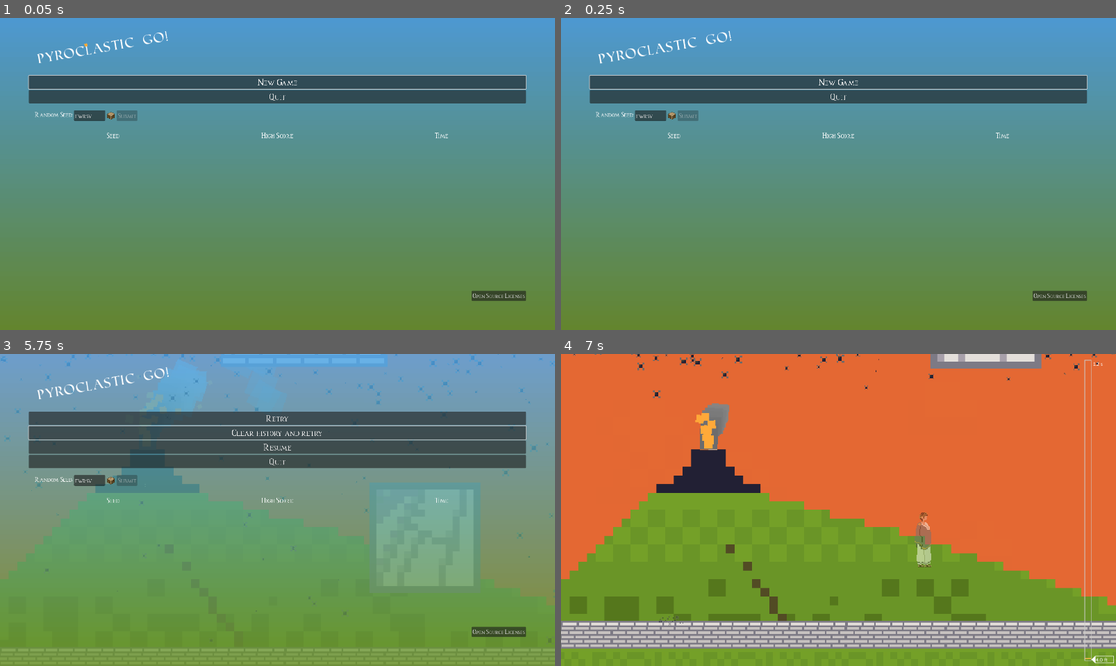
Above: before the commit, frames 1-4 (two rows, left to right).
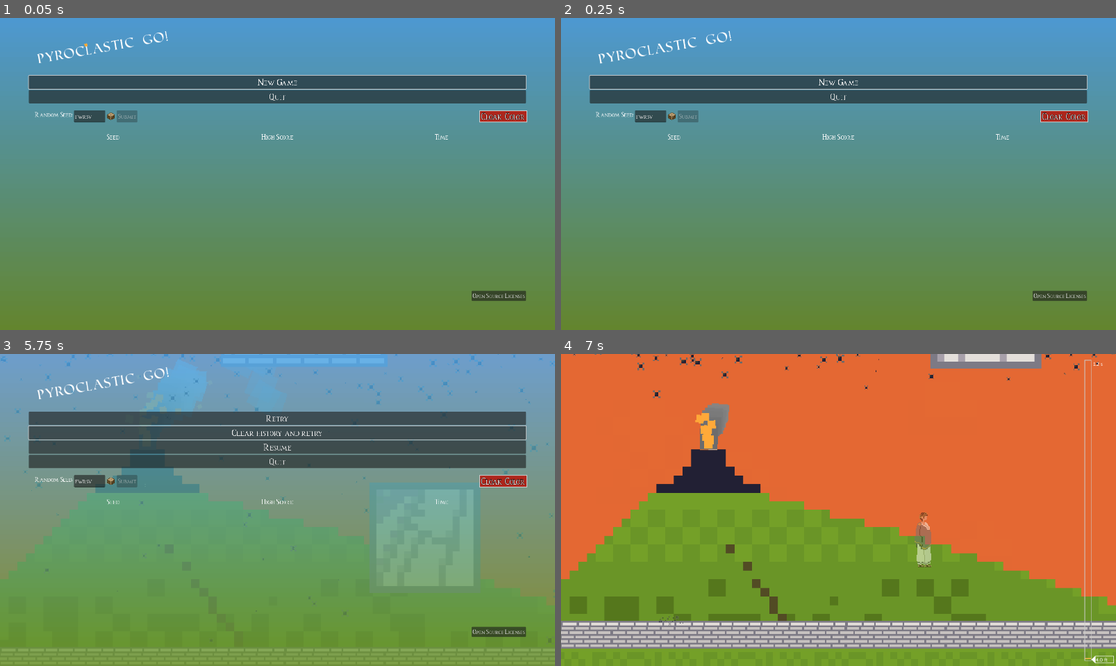
Above: after the commit, the same moments.

Repository: NSchrading/pyroclastic_go
Game: Godot game, scene res://high_res_overlay/game_with_overlay.tscn
Two runs of this game, one before a commit and one after it. Both use one fixed random seed, a clock stepped at 60 frames per second and the inputs below.
Inputs (mouse positions are in pixels of both pictures, inside the frame that each line leads up to):
- Up to frame 1 (0.05 s): no input
- Up to frame 2 (0.25 s): no input
- Up to frame 3 (5.75 s): click (505, 453) at 0.5 s, where only the run after the commit has a clickable "Cloak Color"; click "New Game" at 1.25 s; tap Enter (ui_accept) at 2 s; move the mouse to (399, 494) at 2.02 s; hold Space (jump) 2.03-2.78 s; hold D (move_right) 2.03-3.53 s; click (399, 494) at 2.17 s; move the mouse to (166, 525) at 2.77 s; tap F (delete_ghost) at 2.85 s; tap Space (jump) at 3.02, 3.05, 3.32, 4.52, 4.55, 4.82 s; move the mouse to (333, 441) at 3.52 s; hold A (move_left) 3.53-4.28 s; hold Space (jump) 3.53-4.28 s; tap X (shrink) at 3.6 s; move the mouse to (249, 572) at 4.27 s; hold D (move_right) from 4.28 s (still down); tap Backspace at 4.35 s; click (249, 572) at 4.42 s; move the mouse to (444, 556) at 5.02 s; hold Space (jump) from 5.03 s (still down); tap Tab at 5.1 s; tap Escape (menu) at 5.65 s
- Up to frame 4 (7 s): release D (move_right) at 5.75 s; release Space (jump) at 5.75 s; click "Retry" at 5.75 s; move the mouse to (672, 463) at 6.52 s; hold A (move_left) from 6.53 s (still down); tap Keypad Enter at 6.6 s; tap Space (jump) at 6.77, 6.8 s

The runs differ from the first frame. In frame 1, 0.5% of the frame differs, in the area x 13-95%, y 29-39%; in frame 2, 0.5%; in frame 3, 0.5%; in frame 4, nothing differs.
Error before the commit: Invalid access to property or key 'scroll_text' on a base object of type 'previously freed'. (res://high_res_overlay/game_with_overlay.gd:505)
Error after the commit: Invalid access to property or key 'scroll_text' on a base object of type 'previously freed'. (res://high_res_overlay/game_with_overlay.gd:511)

Commit message:
character customization

Diff:
--- a/game/jumper.gd
+++ b/game/jumper.gd
@@ -45,6 +45,7 @@
 var time_to_max_height = 0.0
 var num_souls_released = 0
 var num_scrolls_read = 0
+var cloak_color = Color(0.682, 0.149, 0.11, 1.0)
 
 var input_lock_timer = 0.0
 const INPUT_LOCK_DURATION = 0.1
@@ -363,3 +364,8 @@
 		state = States.DEAD
 	elif state == States.JUMP_START:
 		state = States.JUMP_ASCENT
+
+
+func set_cloak_color(color: Color) -> void:
+	cloak_color = color
+	sprite.get_material().set_shader_parameter("cloak_color", cloak_color)
--- a/game/jumper.tscn
+++ b/game/jumper.tscn
@@ -19,20 +19,21 @@
 
 [sub_resource type="FastNoiseLite" id="FastNoiseLite_mefnt"]
 
-[sub_resource type="NoiseTexture2D" id="NoiseTexture2D_iw5d4"]
+[sub_resource type="NoiseTexture2D" id="NoiseTexture2D_0bepn"]
 noise = SubResource("FastNoiseLite_mefnt")
 
 [sub_resource type="ShaderMaterial" id="ShaderMaterial_f8vuj"]
 shader = ExtResource("2_ub16k")
 shader_parameter/Skin = ExtResource("3_arjby")
 shader_parameter/SkinDimension = Vector2(11, 6)
-shader_parameter/burn_noise = SubResource("NoiseTexture2D_iw5d4")
+shader_parameter/burn_noise = SubResource("NoiseTexture2D_0bepn")
 shader_parameter/burn_progress = 0.0
 shader_parameter/fire_thickness = 0.1
 shader_parameter/char_thickness = 0.05
 shader_parameter/fire_color = Color(1, 0.5, 0, 1)
 shader_parameter/brighter_fire_color = Color(1, 0.8, 0, 1)
 shader_parameter/char_color = Color(0.1, 0.1, 0.1, 1)
+shader_parameter/cloak_color = Color(0.682, 0.149, 0.11, 1)
 shader_parameter/noise_scale = 1.0
 shader_parameter/noise_speed = 0.03
 shader_parameter/distortion_strength = 0.025
--- a/high_res_overlay/game_with_overlay.gd
+++ b/high_res_overlay/game_with_overlay.gd
@@ -58,6 +58,7 @@
 var reading_scroll = false
 var ghost_text_labels = []
 var translation_effect = null
+var cloak_color = Color(0.682, 0.149, 0.11, 1.0)
 
 # scroll text is determined here rather than in scroll node so we can have game-dependent
 # scroll text order
@@ -217,6 +218,10 @@
 
 	main_menu_instance.score_table.delete_row.connect(delete_seed_data)
 
+	main_menu_instance.set_cloak_color(cloak_color)
+	main_menu_instance.color_picker.color = cloak_color
+	main_menu_instance.color_picker.color_changed.connect(_set_cloak_color)
+
 
 func new_game() -> void:
 	print("new_game called")
@@ -241,6 +246,7 @@
 	_load_game_scene()
 	game.jumper.scroll_read.connect(_set_scroll_text)
 	game.jumper.ghost_last_words.connect(_set_ghost_text)
+	game.jumper.set_cloak_color(main_menu_instance.color_picker.color)
 	reading_scroll = false
 	attempts_on_seed += 1
 	close_menu()
@@ -615,3 +621,9 @@
 func update_loading_progress(val: float):
 	if is_instance_valid(loading_screen_instance):
 		loading_screen_instance.progress_bar.value = val
+
+
+func _set_cloak_color(color: Color) -> void:
+	cloak_color = color
+	if game:
+		game.jumper.set_cloak_color(main_menu_instance.color_picker.color)
--- /dev/null
+++ b/main_menu/color_picker.gd
@@ -0,0 +1,54 @@
+extends ColorPicker
+
+@export var style_normal: StyleBox
+@export var style_focus: StyleBox
+@onready var first_open: bool = true
+
+
+func _on_focus_entered() -> void:
+	# The first time we open the color picker, we need to modify it so it works with gamepads
+	if first_open:
+		# hide the spin boxes and input boxes
+		var spin_boxes = find_children("*SpinBox*", "", true, false)
+		for spin_box in spin_boxes:
+			spin_box.visible = false
+		var hsliders = find_children("*HSlider*", "", true, false)
+		if len(hsliders) > 0:
+			var grid_container = hsliders[0].get_parent()
+			# get rid of the spin box column
+			grid_container.columns = 2
+		for hslider in hsliders:
+			if hslider.visible:
+				# put the hslider into a panel so we can give it a style on focus
+				var original_parent = hslider.get_parent()
+				var original_index = hslider.get_index()
+				original_parent.remove_child(hslider)
+				var panel_container = PanelContainer.new()
+				panel_container.size_flags_horizontal = Control.SIZE_EXPAND_FILL
+				panel_container.size_flags_vertical = Control.SIZE_SHRINK_CENTER
+				hslider.size_flags_horizontal = Control.SIZE_EXPAND_FILL
+				hslider.size_flags_vertical = Control.SIZE_EXPAND_FILL
+				panel_container.add_child(hslider)
+				original_parent.add_child(panel_container)
+				original_parent.move_child(panel_container, original_index)
+
+				# make the slider focusable
+				hslider.set_focus_mode(FOCUS_ALL)
+				hslider.focus_entered.connect(_add_focus_style.bind(panel_container))
+				hslider.focus_exited.connect(_remove_focus_style.bind(panel_container))
+				panel_container.add_theme_stylebox_override("panel", style_normal)
+		first_open = false
+		if len(hsliders) > 0:
+			hsliders[0].grab_focus()
+	else:
+		var hsliders = find_children("*HSlider*", "", true, false)
+		if len(hsliders) > 0:
+			hsliders[0].grab_focus()
+
+
+func _add_focus_style(panel_container):
+	panel_container.add_theme_stylebox_override("panel", style_focus)
+
+
+func _remove_focus_style(panel_container):
+	panel_container.add_theme_stylebox_override("panel", style_normal)
--- a/main_menu/main_menu.gd
+++ b/main_menu/main_menu.gd
@@ -17,6 +17,10 @@
 @export var title_text: RichTextLabel
 @export var title_text_particles: GPUParticles2D
 @export var title_text_animation: AnimationPlayer
+@export var color_picker_button: Button
+@export var color_picker_popup: PopupPanel
+@export var color_picker: ColorPicker
+@export var character_sprite: AnimatedSprite2D
 
 
 func _ready() -> void:
@@ -37,3 +41,20 @@
 		license_container.popup_centered()
 	else:
 		license_container.hide()
+
+
+func _on_color_picker_button_pressed() -> void:
+	var color_button_pos = color_picker_button.get_global_rect()
+	color_button_pos.position.y += color_picker_button.size.y
+	color_picker_popup.popup(color_button_pos)
+	color_picker.grab_focus()
+
+
+func _on_color_picker_color_changed(color: Color) -> void:
+	set_cloak_color(color)
+
+
+func set_cloak_color(color: Color) -> void:
+	var normal_style = color_picker_button.get_theme_stylebox("normal")
+	normal_style.bg_color = color
+	character_sprite.get_material().set_shader_parameter("cloak_color", color)
--- a/main_menu/main_menu.tscn
+++ b/main_menu/main_menu.tscn
@@ -8,6 +8,10 @@
 [ext_resource type="Script" uid="uid://cqschvh167jbx" path="res://main_menu/on_screen_keyboard.gd" id="4_jix8l"]
 [ext_resource type="Texture2D" uid="uid://bu2sh0llrxnh" path="res://sprites/dice_focus.png" id="4_t6bnd"]
 [ext_resource type="FontFile" uid="uid://c7g62n6vyc34w" path="res://fonts/Roman SD.ttf" id="5_glbon"]
+[ext_resource type="Script" uid="uid://br4epnn8mld87" path="res://main_menu/color_picker.gd" id="6_6at21"]
+[ext_resource type="Shader" uid="uid://cwhicdop6fb7i" path="res://shaders/player_skin_with_fire.gdshader" id="7_qvn4f"]
+[ext_resource type="Texture2D" uid="uid://byfcb36l3d74j" path="res://sprites/character_skinmap.png" id="8_g1omr"]
+[ext_resource type="Texture2D" uid="uid://cej706mo1px8p" path="res://sprites/character.png" id="9_kwfav"]
 
 [sub_resource type="Gradient" id="Gradient_7vrkn"]
 colors = PackedColorArray(0.305882, 0.678431, 0.960784, 1, 0.415686, 0.584314, 0.152941, 1)
@@ -18,6 +22,21 @@
 
 [sub_resource type="StyleBoxTexture" id="StyleBoxTexture_jix8l"]
 texture = SubResource("GradientTexture2D_fu7sn")
+
+[sub_resource type="Animation" id="Animation_6at21"]
+length = 0.001
+tracks/0/type = "value"
+tracks/0/imported = false
+tracks/0/enabled = true
+tracks/0/path = NodePath(".:rotation")
+tracks/0/interp = 1
+tracks/0/loop_wrap = true
+tracks/0/keys = {
+"times": PackedFloat32Array(0),
+"transitions": PackedFloat32Array(1),
+"update": 0,
+"values": [0.0]
+}
 
 [sub_resource type="Animation" id="Animation_ia84y"]
 resource_name = "roll"
@@ -35,26 +54,260 @@
 "values": [0.0, 6.28319]
 }
 
-[sub_resource type="Animation" id="Animation_6at21"]
-length = 0.001
-tracks/0/type = "value"
-tracks/0/imported = false
-tracks/0/enabled = true
-tracks/0/path = NodePath(".:rotation")
-tracks/0/interp = 1
-tracks/0/loop_wrap = true
-tracks/0/keys = {
-"times": PackedFloat32Array(0),
-"transitions": PackedFloat32Array(1),
-"update": 0,
-"values": [0.0]
-}
-
 [sub_resource type="AnimationLibrary" id="AnimationLibrary_og6xe"]
 _data = {
 &"RESET": SubResource("Animation_6at21"),
 &"roll": SubResource("Animation_ia84y")
 }
+
+[sub_resource type="StyleBoxFlat" id="StyleBoxFlat_ia84y"]
+bg_color = Color(0.327805, 0.645583, 0.777331, 1)
+border_width_left = 2
+border_width_top = 2
+border_width_right = 2
+border_width_bottom = 2
+expand_margin_left = 4.0
+expand_margin_right = 4.0
+
+[sub_resource type="FastNoiseLite" id="FastNoiseLite_qvn4f"]
+
+[sub_resource type="NoiseTexture2D" id="NoiseTexture2D_iw5d4"]
+noise = SubResource("FastNoiseLite_qvn4f")
+
+[sub_resource type="ShaderMaterial" id="ShaderMaterial_g1omr"]
+shader = ExtResource("7_qvn4f")
+shader_parameter/Skin = ExtResource("8_g1omr")
+shader_parameter/SkinDimension = Vector2(11, 6)
+shader_parameter/burn_noise = SubResource("NoiseTexture2D_iw5d4")
+shader_parameter/burn_progress = 0.0
+shader_parameter/fire_thickness = 0.1
+shader_parameter/char_thickness = 0.05
+shader_parameter/fire_color = Color(1, 0.5, 0, 1)
+shader_parameter/brighter_fire_color = Color(1, 0.8, 0, 1)
+shader_parameter/char_color = Color(0.1, 0.1, 0.1, 1)
+shader_parameter/cloak_color = Color(0.682, 0.149, 0.11, 1)
+shader_parameter/noise_scale = 1.0
+shader_parameter/noise_speed = 0.03
+shader_parameter/distortion_strength = 0.025
+shader_parameter/bottom_distortion_strength = 0.02
+shader_parameter/fire_intensity_multiplier = 0.383
+shader_parameter/char_noise_intensity = 0.327
+shader_parameter/alpha_modification = 0.0
+
+[sub_resource type="AtlasTexture" id="AtlasTexture_t4kmm"]
+atlas = ExtResource("9_kwfav")
+region = Rect2(544, 0, 32, 64)
+
+[sub_resource type="AtlasTexture" id="AtlasTexture_xt1hf"]
+atlas = ExtResource("9_kwfav")
+region = Rect2(576, 0, 32, 64)
+
+[sub_resource type="AtlasTexture" id="AtlasTexture_cxw23"]
+atlas = ExtResource("9_kwfav")
+region = Rect2(608, 0, 32, 64)
+
+[sub_resource type="AtlasTexture" id="AtlasTexture_entnp"]
+atlas = ExtResource("9_kwfav")
+region = Rect2(640, 0, 32, 64)
+
+[sub_resource type="AtlasTexture" id="AtlasTexture_n5alc"]
+atlas = ExtResource("9_kwfav")
+region = Rect2(672, 0, 32, 64)
+
+[sub_resource type="AtlasTexture" id="AtlasTexture_h1vwn"]
+atlas = ExtResource("9_kwfav")
+region = Rect2(704, 0, 32, 64)
+
+[sub_resource type="AtlasTexture" id="AtlasTexture_82tm5"]
+atlas = ExtResource("9_kwfav")
+region = Rect2(0, 0, 32, 64)
+
+[sub_resource type="AtlasTexture" id="AtlasTexture_vc0dr"]
+atlas = ExtResource("9_kwfav")
+region = Rect2(32, 0, 32, 64)
+
+[sub_resource type="AtlasTexture" id="AtlasTexture_eysn0"]
+atlas = ExtResource("9_kwfav")
+region = Rect2(64, 0, 32, 64)
+
+[sub_resource type="AtlasTexture" id="AtlasTexture_ksnbf"]
+atlas = ExtResource("9_kwfav")
+region = Rect2(96, 0, 32, 64)
+
+[sub_resource type="AtlasTexture" id="AtlasTexture_ub16k"]
+atlas = ExtResource("9_kwfav")
+region = Rect2(480, 0, 32, 64)
+
+[sub_resource type="AtlasTexture" id="AtlasTexture_gucjw"]
+atlas = ExtResource("9_kwfav")
+region = Rect2(512, 0, 32, 64)
+
+[sub_resource type="AtlasTexture" id="AtlasTexture_xh41x"]
+atlas = ExtResource("9_kwfav")
+region = Rect2(416, 0, 32, 64)
+
+[sub_resource type="AtlasTexture" id="AtlasTexture_tmygo"]
+atlas = ExtResource("9_kwfav")
+region = Rect2(448, 0, 32, 64)
+
+[sub_resource type="AtlasTexture" id="AtlasTexture_jetm4"]
+atlas = ExtResource("9_kwfav")
+region = Rect2(384, 0, 32, 64)
+
+[sub_resource type="AtlasTexture" id="AtlasTexture_hnb1h"]
+atlas = ExtResource("9_kwfav")
+region = Rect2(736, 0, 32, 64)
+
+[sub_resource type="AtlasTexture" id="AtlasTexture_wpbos"]
+atlas = ExtResource("9_kwfav")
+region = Rect2(128, 0, 32, 64)
+
+[sub_resource type="AtlasTexture" id="AtlasTexture_yheom"]
+atlas = ExtResource("9_kwfav")
+region = Rect2(160, 0, 32, 64)
+
+[sub_resource type="AtlasTexture" id="AtlasTexture_85mxg"]
+atlas = ExtResource("9_kwfav")
+region = Rect2(192, 0, 32, 64)
+
+[sub_resource type="AtlasTexture" id="AtlasTexture_lrapk"]
+atlas = ExtResource("9_kwfav")
+region = Rect2(224, 0, 32, 64)
+
+[sub_resource type="AtlasTexture" id="AtlasTexture_xfpua"]
+atlas = ExtResource("9_kwfav")
+region = Rect2(256, 0, 32, 64)
+
+[sub_resource type="AtlasTexture" id="AtlasTexture_duetf"]
+atlas = ExtResource("9_kwfav")
+region = Rect2(288, 0, 32, 64)
+
+[sub_resource type="AtlasTexture" id="AtlasTexture_srsru"]
+atlas = ExtResource("9_kwfav")
+region = Rect2(320, 0, 32, 64)
+
+[sub_resource type="AtlasTexture" id="AtlasTexture_6s1it"]
+atlas = ExtResource("9_kwfav")
+region = Rect2(352, 0, 32, 64)
+
+[sub_resource type="SpriteFrames" id="SpriteFrames_kwfav"]
+animations = [{
+"frames": [{
+"duration": 1.0,
+"texture": SubResource("AtlasTexture_t4kmm")
+}, {
+"duration": 1.0,
+"texture": SubResource("AtlasTexture_xt1hf")
+}, {
+"duration": 1.0,
+"texture": SubResource("AtlasTexture_cxw23")
+}, {
+"duration": 1.0,
+"texture": SubResource("AtlasTexture_entnp")
+}, {
+"duration": 1.0,
+"texture": SubResource("AtlasTexture_n5alc")
+}, {
+"duration": 1.0,
+"texture": SubResource("AtlasTexture_h1vwn")
+}],
+"loop": false,
+"name": &"crush",
+"speed": 30.0
+}, {
+"frames": [{
+"duration": 2.0,
+"texture": SubResource("AtlasTexture_82tm5")
+}, {
+"duration": 1.0,
+"texture": SubResource("AtlasTexture_vc0dr")
+}, {
+"duration": 1.0,
+"texture": SubResource("AtlasTexture_eysn0")
+}, {
+"duration": 2.0,
+"texture": SubResource("AtlasTexture_ksnbf")
+}],
+"loop": true,
+"name": &"idle",
+"speed": 5.0
+}, {
+"frames": [{
+"duration": 1.0,
+"texture": SubResource("AtlasTexture_ub16k")
+}, {
+"duration": 1.0,
+"texture": SubResource("AtlasTexture_gucjw")
+}],
+"loop": true,
+"name": &"in_air",
+"speed": 5.0
+}, {
+"frames": [{
+"duration": 1.0,
+"texture": SubResource("AtlasTexture_xh41x")
+}, {
+"duration": 1.0,
+"texture": SubResource("AtlasTexture_tmygo")
+}],
+"loop": false,
+"name": &"jump",
+"speed": 10.0
+}, {
+"frames": [{
+"duration": 1.0,
+"texture": SubResource("AtlasTexture_jetm4")
+}],
+"loop": false,
+"name": &"land",
+"speed": 6.0
+}, {
+"frames": [{
+"duration": 1.0,
+"texture": SubResource("AtlasTexture_hnb1h")
+}],
+"loop": true,
+"name": &"on_wall",
+"speed": 5.0
+}, {
+"frames": [{
+"duration": 1.0,
+"texture": SubResource("AtlasTexture_wpbos")
+}, {
+"duration": 1.0,
+"texture": SubResource("AtlasTexture_yheom")
+}, {
+"duration": 1.0,
+"texture": SubResource("AtlasTexture_85mxg")
+}, {
+"duration": 1.0,
+"texture": SubResource("AtlasTexture_lrapk")
+}, {
+"duration": 1.0,
+"texture": SubResource("AtlasTexture_xfpua")
+}, {
+"duration": 1.0,
+"texture": SubResource("AtlasTexture_duetf")
+}, {
+"duration": 1.0,
+"texture": SubResource("AtlasTexture_srsru")
+}, {
+"duration": 1.0,
+"texture": SubResource("AtlasTexture_6s1it")
+}],
+"loop": true,
+"name": &"walk",
+"speed": 9.0
+}]
+
+[sub_resource type="StyleBoxEmpty" id="StyleBoxEmpty_6at21"]
+
+[sub_resource type="StyleBoxFlat" id="StyleBoxFlat_og6xe"]
+bg_color = Color(0.887, 0.377, 0.758, 0)
+border_width_left = 1
+border_width_top = 1
+border_width_right = 1
+border_width_bottom = 1
 
 [sub_resource type="StyleBoxFlat" id="StyleBoxFlat_6tl50"]
 content_margin_left = 10.0
@@ -161,7 +414,7 @@
 &"fun_text": SubResource("Animation_qe12f")
 }
 
-[node name="MainMenu" type="Control" node_paths=PackedString …(299 unchanged characters)… _text_particles", "title_text_animation")]
+[node name="MainMenu" type="Control" node_paths=PackedString …(299 unchanged characters)… _text_particles", "title_text_animation", "color_picker_button", "color_picker_popup", "color_picker", "character_sprite")]
 layout_mode = 3
 anchors_preset = 0
 size_flags_horizontal = 3
@@ -184,6 +437,10 @@
 title_text = NodePath("RichTextLabel")
 title_text_particles = NodePath("RichTextLabel/VolcanoLava")
 title_text_animation = NodePath("RichTextLabel/AnimationPlayer")
+color_picker_button = NodePath("PanelContainer/MarginContainer/VBoxContainer/MarginContainer/HBoxContainer/ColorPickerButton")
+color_picker_popup = NodePath("PanelContainer/MarginContainer/VBoxContainer/MarginContainer/HBoxContainer/ColorPickerButton/PopupPanel")
+color_picker = NodePath("PanelContainer/MarginContainer/VBoxContainer/MarginContainer/HBoxContainer/ColorPickerButton/PopupPanel/MarginContainer/HBoxContainer/ColorPicker")
+character_sprite = NodePath("PanelContainer/MarginContainer/VBoxContainer/MarginContainer/HBoxContainer/ColorPickerButton/PopupPanel/MarginContainer/HBoxContainer/MarginContainer/Sprite2D")
 
 [node name="PanelContainer" type="PanelContainer" parent="."]
 self_modulate = Color(1, 1, 1, 0.784314)
@@ -293,10 +550,66 @@
 [node name="SeedSubmitButton" type="Button" parent="PanelContainer/MarginContainer/VBoxContainer/MarginContainer/HBoxContainer"]
 layout_mode = 2
 tooltip_text = "Change the seed of the game and get a new set of falling block spawns. Changing this will clear any thymoeides on the previous seed."
+focus_neighbor_right = NodePath("../ColorPickerButton")
+focus_neighbor_bottom = NodePath("../ColorPickerButton")
 theme = ExtResource("2_nlkkf")
 theme_override_font_sizes/font_size = 24
 disabled = true
 text = "Submit"
+
+[node name="ColorPickerButton" type="Button" parent="PanelContainer/MarginContainer/VBoxContainer/MarginContainer/HBoxContainer"]
+layout_mode = 2
+size_flags_horizontal = 10
+focus_neighbor_left = NodePath("../SeedSubmitButton")
+focus_neighbor_right = NodePath("../../../ScoreTable")
+focus_neighbor_bottom = NodePath("../../../ScoreTable")
+theme = ExtResource("2_nlkkf")
+theme_override_constants/outline_size = 3
+theme_override_styles/normal = SubResource("StyleBoxFlat_ia84y")
+text = "Cloak Color"
+
+[node name="PopupPanel" type="PopupPanel" parent="PanelContainer/MarginContainer/VBoxContainer/MarginContainer/HBoxContainer/ColorPickerButton"]
+size = Vector2i(1356, 1008)
+
+[node name="MarginContainer" type="MarginContainer" parent="PanelContainer/MarginContainer/VBoxContainer/MarginContainer/HBoxContainer/ColorPickerButton/PopupPanel"]
+offset_left = 4.0
+offset_top = 4.0
+offset_right = 1352.0
+offset_bottom = 1004.0
+theme_override_constants/margin_top = 10
+
+[node name="HBoxContainer" type="HBoxContainer" parent="PanelContainer/MarginContainer/VBoxContainer/MarginContainer/HBoxContainer/ColorPickerButton/PopupPanel/MarginContainer"]
+layout_mode = 2
+
+[node name="MarginContainer" type="MarginContainer" parent="PanelContainer/MarginContainer/VBoxContainer/MarginContainer/HBoxContainer/ColorPickerButton/PopupPanel/MarginContainer/HBoxContainer"]
+custom_minimum_size = Vector2(128, 256)
+layout_mode = 2
+size_flags_vertical = 0
+
+[node name="Sprite2D" type="AnimatedSprite2D" parent="PanelContainer/MarginContainer/VBoxContainer/MarginContainer/HBoxContainer/ColorPickerButton/PopupPanel/MarginContainer/HBoxContainer/MarginContainer"]
+texture_filter = 1
+material = SubResource("ShaderMaterial_g1omr")
+scale = Vector2(4, 4)
+sprite_frames = SubResource("SpriteFrames_kwfav")
+animation = &"idle"
+autoplay = "idle"
+speed_scale = 1.5
+centered = false
+
+[node name="ColorPicker" type="ColorPicker" parent="PanelContainer/MarginContainer/VBoxContainer/MarginContainer/HBoxContainer/ColorPickerButton/PopupPanel/MarginContainer/HBoxContainer"]
+layout_mode = 2
+focus_mode = 2
+edit_alpha = false
+color_mode = 1
+picker_shape = 1
+can_add_swatches = false
+sampler_visible = false
+color_modes_visible = false
+hex_visible = false
+presets_visible = false
+script = ExtResource("6_6at21")
+style_normal = SubResource("StyleBoxEmpty_6at21")
+style_focus = SubResource("StyleBoxFlat_og6xe")
 
 [node name="OnScreenKeyboard" type="PanelContainer" parent="PanelContainer/MarginContainer/VBoxContainer" node_paths=PackedStringArray("line_edit")]
 visible = false
@@ -371,4 +684,7 @@
 &"": SubResource("AnimationLibrary_dy7ct")
 }
 
+[connection signal="pressed" from="PanelContainer/MarginContainer/VBoxContainer/MarginContainer/HBoxContainer/ColorPickerButton" to="." method="_on_color_picker_button_pressed"]
+[connection signal="color_changed" from="PanelContainer/MarginContainer/VBoxContainer/MarginContainer/HBoxContainer/ColorPickerButton/PopupPanel/MarginContainer/HBoxContainer/ColorPicker" to="." method="_on_color_picker_color_changed"]
+[connection signal="focus_entered" from="PanelContainer/MarginContainer/VBoxContainer/MarginContainer/HBoxContainer/ColorPickerButton/PopupPanel/MarginContainer/HBoxContainer/ColorPicker" to="PanelContainer/MarginContainer/VBoxContainer/MarginContainer/HBoxContainer/ColorPickerButton/PopupPanel/MarginContainer/HBoxContainer/ColorPicker" method="_on_focus_entered"]
 [connection signal="pressed" from="PanelContainer/MarginContainer/VBoxContainer/OpenSourceLicensesButton" to="." method="_on_open_source_licenses_button_pressed"]
--- a/shaders/player_skin_with_fire.gdshader
+++ b/shaders/player_skin_with_fire.gdshader
@@ -14,6 +14,7 @@
 uniform vec4 fire_color: source_color = vec4(1.0, 0.5, 0.0, 1.0); // Base fire color
 uniform vec4 brighter_fire_color: source_color = vec4(1.0, 0.8, 0.0, 1.0); // Brighter flickers
 uniform vec4 char_color: source_color = vec4(0.1, 0.1, 0.1, 1.0); // Base char color
+uniform vec4 cloak_color : source_color = vec4(0.682, 0.149, 0.11, 1.0);
 
 // Noise & Distortion Control
 uniform float noise_scale: hint_range(0.1, 10.0) = 1.0; // Scale for noise lookups
@@ -34,8 +35,22 @@
 	vec4 map = texture(TEXTURE, UV);
 	// Convert map RG values [0,1] to UV coordinates for the Skin texture
 	vec2 scaledUV = (map.rg * 255.0 + 0.5) / SkinDimension;
-	// Sample the actual skin color using the calculated UVs
-	vec4 original_color = texture(Skin, scaledUV);
+
+	// cloak color pixels are at 7x1 and 7x2 in skin map.
+	float x_offset = (7.5 / SkinDimension.x);
+	float y_offset_color_1 = (1.5 / SkinDimension.y);
+	float y_offset_color_2 = (2.5 / SkinDimension.y);
+	vec4 original_color;
+	if (abs(scaledUV.r - x_offset) < 0.001 && abs(scaledUV.g - y_offset_color_1) < 0.001) {
+		original_color = cloak_color;
+	}
+	else if (abs(scaledUV.r - x_offset) < 0.001 && abs(scaledUV.g - y_offset_color_2) < 0.001) {
+		original_color = cloak_color * 0.4;
+	}
+	else {
+		original_color = texture(Skin, scaledUV);
+	}
+
 	// Use the alpha from the UV map texture as the base mask for the final output
 	// This allows parts of the sprite using this shader to be inherently transparent.
 	float base_mask_alpha = map.a;
Not shown, added: main_menu/color_picker.gd.uid
Not shown: 1 places in main_menu/main_menu.tscn that only renumber resources
